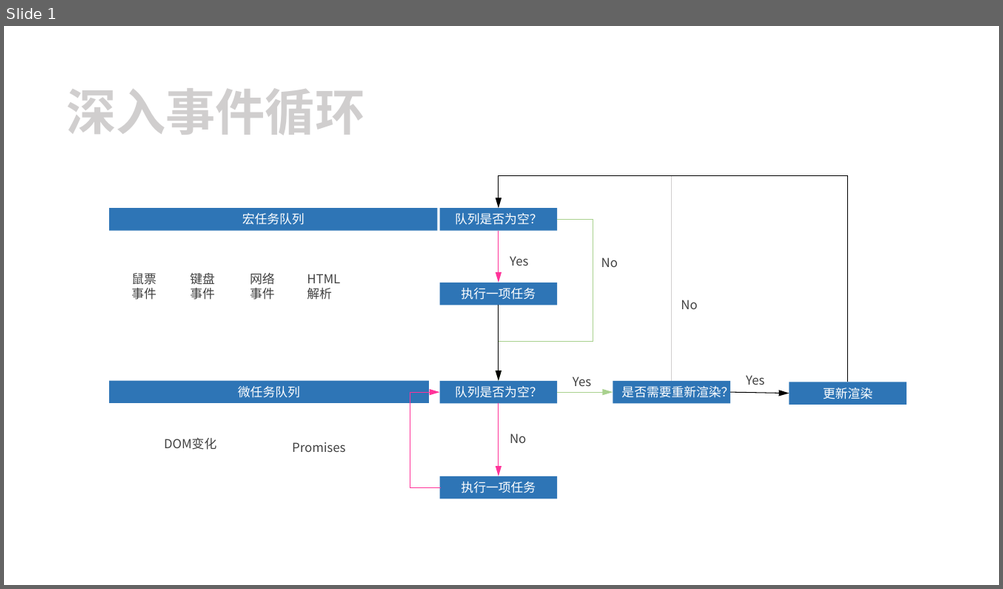
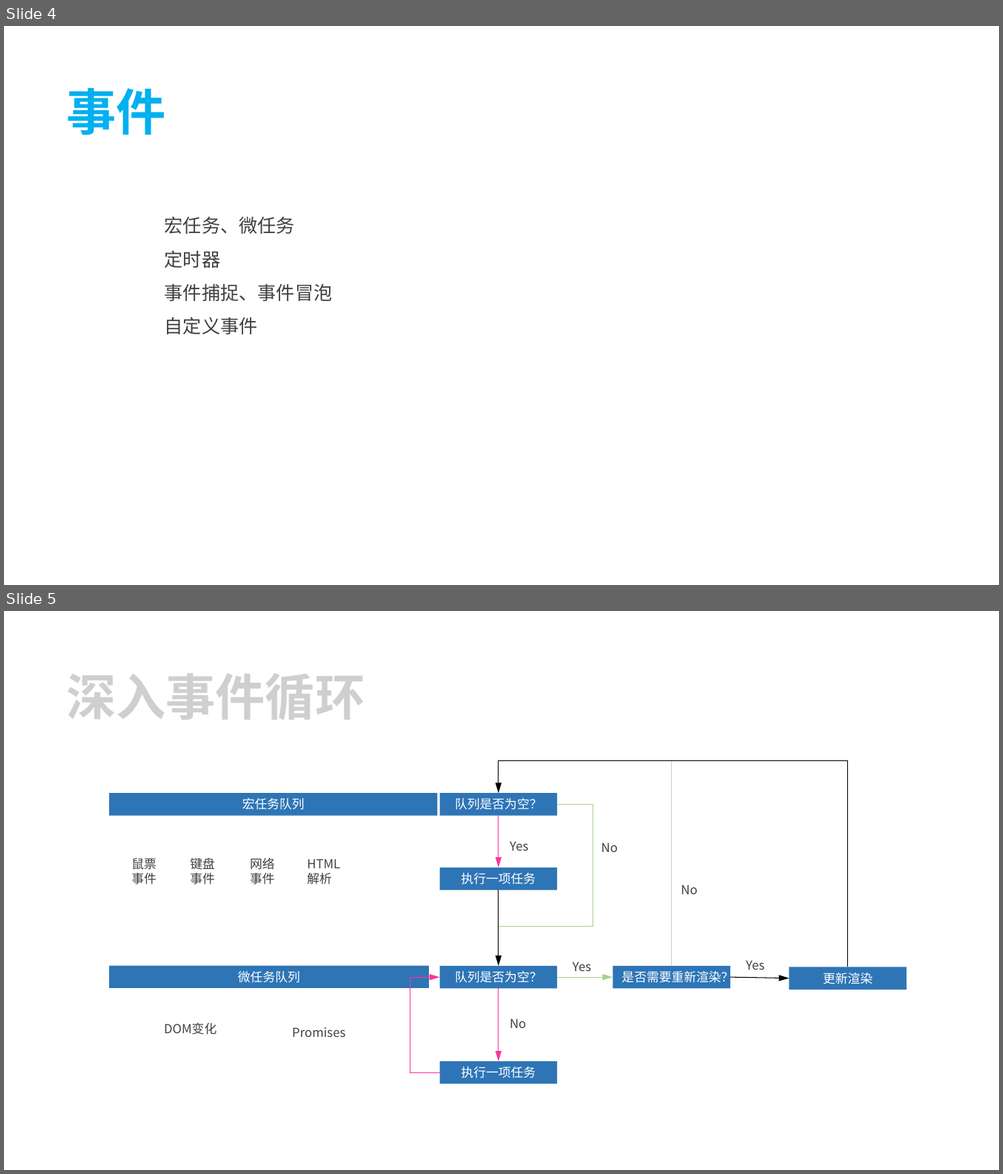
Before and after one commit to tecshuttle/interview, a slide deck: 2 前端/《JavaScript忍者秘籍（第2版）》.pptx. Shown one above the other, each under a label of ours: slide 1 before the commit, slides 4 and 5 after it. The pictures are 1003x589 and 1003x1174 pixels, drawn with LibreOffice and Linux fonts; fonts in the diff are those of the drawing. Boxes give left, top, right and bottom in pixels: in the first picture for what was removed or moved away, otherwise in the second. Text is boxed around its words. In the diff, an @@ line names an element or a change of style, - is before the commit and + after.

```diff
--- a/2 前端/《JavaScript忍者秘籍（第2版）》.pptx
+++ b/2 前端/《JavaScript忍者秘籍（第2版）》.pptx
@@ slide 4 added at [4,26,999,585], background #FFFFFF @@
@@ text added at [66,88,165,136], 48 pt, text #00B0F0, bold @@
+事件
@@ text added at [165,216,333,335], 18 pt, text #404040 @@
+宏任务、微任务
+定时器
+事件捕捉、事件冒泡
+自定义事件
@@ what was slide 1 is now slide 5 @@
```
Also in this commit, not shown: 4 other slides added, 1 other file.
